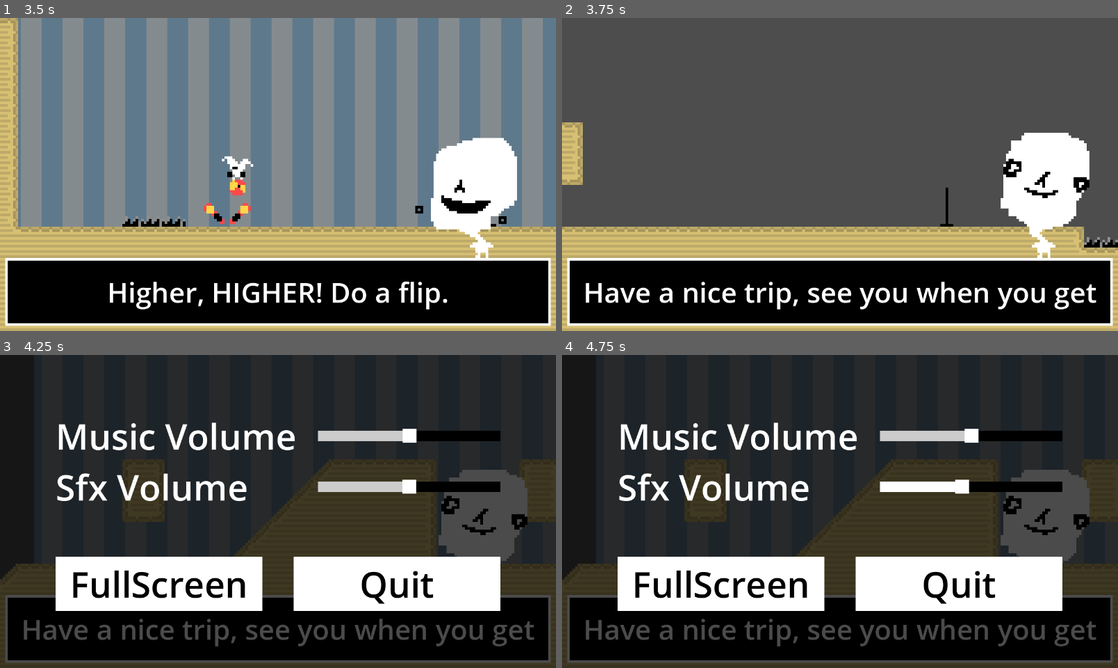
Above: before the commit, frames 1-4 (two rows, left to right).
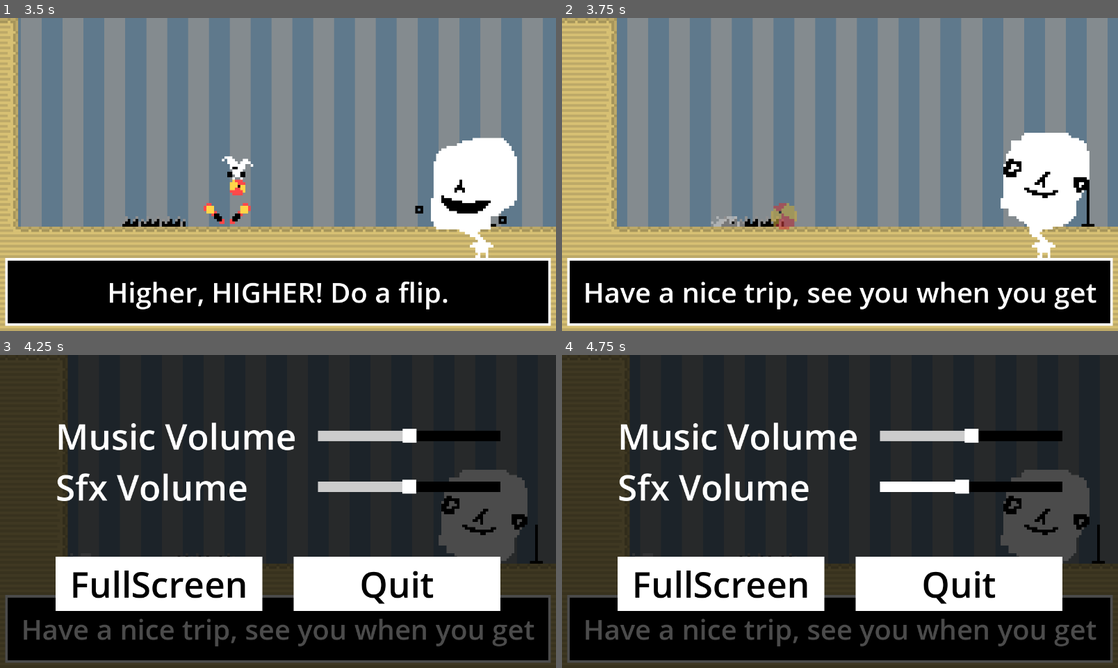
Above: after the commit, the same moments.

Repository: tm-nielsen/Juggle-Goblin
Game: Godot game, scene res://scenes/game_ui_wrapper.tscn
Two runs of this game, one before a commit and one after it. Both use one fixed random seed, a clock stepped at 60 frames per second and the inputs below.
Inputs (mouse positions are in pixels of both pictures, inside the frame that each line leads up to):
- Up to frame 1 (3.5 s): move the mouse to (250, 237) at 0.52 s; hold D (right) 0.53-2.03 s; tap Space (dash) at 0.6, 2.1 s; tap W (jump) at 0.77, 1.07, 1.52, 1.82, 3.02, 3.32 s; move the mouse to (444, 221) at 1.27 s; click (444, 221) at 1.35 s; move the mouse to (111, 127) at 2.02 s; hold A (left) from 2.03 s (still down); move the mouse to (305, 174) at 2.77 s; click (305, 174) at 2.85 s
- Up to frame 2 (3.75 s): keep holding A (left); move the mouse to (756, 96) at 3.52 s; tap Space (dash) at 3.6 s
- Up to frame 3 (4.25 s): keep holding A (left); tap W (jump) at 3.77, 4.07 s; tap Escape (pause) at 4.15 s
- Up to frame 4 (4.75 s): move the mouse to (962, 495) at 4.27 s; release A (left) at 4.28 s; hold D (right) from 4.28 s (still down); click (962, 495) at 4.35 s; tap W (jump) at 4.52 s

Frame 1 is identical in both runs. In frame 2, 63% of the frame differs, in the area x 0-100%, y 0-75%; in frame 3, 9.9%; in frame 4, 9.9%.

Commit message:
Implemented corpses

Diff:
--- a/scenes/game_ui_wrapper.tscn
+++ b/scenes/game_ui_wrapper.tscn
@@ -1,8 +1,10 @@
-[gd_scene load_steps=8 format=3 uid="uid://domcgdpsd5vtf"]
+[gd_scene load_steps=10 format=3 uid="uid://domcgdpsd5vtf"]
 
 [ext_resource type="PackedScene" uid="uid://1hvr707ianic" path="res://scenes/game.tscn" id="1_nlkf3"]
+[ext_resource type="PackedScene" uid="uid://bojvie2xjky4g" path="res://scenes/prefabs/ball_dropped_corpse.tscn" id="2_63opr"]
 [ext_resource type="Script" path="res://scripts/taunt_manager.gd" id="2_bf582"]
 [ext_resource type="SpriteFrames" uid="uid://eiy7et6r5d6j" path="res://resources/ghoul_sprite_frames.tres" id="2_mn6b5"]
+[ext_resource type="PackedScene" uid="uid://def4r18ndfk6d" path="res://scenes/prefabs/player_died_corpse.tscn" id="3_2lghi"]
 [ext_resource type="Script" path="res://scripts/tutorial_manager.gd" id="4_nehov"]
 [ext_resource type="Theme" uid="uid://bvc7jbajcuybl" path="res://resources/menu_theme.tres" id="5_6gwdk"]
 [ext_resource type="Script" path="res://scripts/pause_menu.gd" id="6_of5ib"]
@@ -44,6 +46,8 @@
 render_target_update_mode = 4
 
 [node name="Game" parent="SubViewportContainer/SubViewport" instance=ExtResource("1_nlkf3")]
+ball_dropped_corpse = ExtResource("2_63opr")
+player_died_corpse = ExtResource("3_2lghi")
 
 [node name="TauntManager" type="Control" parent="." node_paths=PackedStringArray("dialogue_box", "sprite", "game_manager")]
 layout_mode = 1
--- /dev/null
+++ b/scenes/prefabs/ball_dropped_corpse.tscn
@@ -0,0 +1,116 @@
+[gd_scene load_steps=17 format=3 uid="uid://bojvie2xjky4g"]
+
+[ext_resource type="Script" path="res://scripts/corpse.gd" id="1_jdabh"]
+[ext_resource type="Texture2D" uid="uid://cfvqaiit2fekx" path="res://sprites/character/character_ball_explode.png" id="2_llyd6"]
+[ext_resource type="Texture2D" uid="uid://uu32o76t67bx" path="res://sprites/character/character_die.png" id="3_lmms7"]
+
+[sub_resource type="AtlasTexture" id="AtlasTexture_fg432"]
+atlas = ExtResource("2_llyd6")
+region = Rect2(16, 0, 16, 16)
+
+[sub_resource type="AtlasTexture" id="AtlasTexture_4idae"]
+atlas = ExtResource("2_llyd6")
+region = Rect2(0, 16, 16, 16)
+
+[sub_resource type="AtlasTexture" id="AtlasTexture_liwpl"]
+atlas = ExtResource("2_llyd6")
+region = Rect2(16, 16, 16, 16)
+
+[sub_resource type="AtlasTexture" id="AtlasTexture_xthls"]
+atlas = ExtResource("2_llyd6")
+region = Rect2(0, 32, 16, 16)
+
+[sub_resource type="AtlasTexture" id="AtlasTexture_cyxve"]
+atlas = ExtResource("2_llyd6")
+region = Rect2(16, 32, 16, 16)
+
+[sub_resource type="SpriteFrames" id="SpriteFrames_86wgn"]
+animations = [{
+"frames": [{
+"duration": 1.0,
+"texture": SubResource("AtlasTexture_fg432")
+}, {
+"duration": 1.0,
+"texture": SubResource("AtlasTexture_4idae")
+}, {
+"duration": 1.0,
+"texture": SubResource("AtlasTexture_liwpl")
+}, {
+"duration": 1.0,
+"texture": SubResource("AtlasTexture_xthls")
+}, {
+"duration": 1.0,
+"texture": SubResource("AtlasTexture_cyxve")
+}],
+"loop": false,
+"name": &"default",
+"speed": 12.0
+}]
+
+[sub_resource type="PhysicsMaterial" id="PhysicsMaterial_pcfc3"]
+friction = 0.7
+bounce = 0.6
+
+[sub_resource type="CapsuleShape2D" id="CapsuleShape2D_7vor1"]
+radius = 2.0
+height = 12.0
+
+[sub_resource type="AtlasTexture" id="AtlasTexture_kw4ck"]
+atlas = ExtResource("3_lmms7")
+region = Rect2(0, 0, 16, 16)
+
+[sub_resource type="AtlasTexture" id="AtlasTexture_ieg0k"]
+atlas = ExtResource("3_lmms7")
+region = Rect2(16, 0, 16, 16)
+
+[sub_resource type="AtlasTexture" id="AtlasTexture_i6ftv"]
+atlas = ExtResource("3_lmms7")
+region = Rect2(0, 16, 16, 16)
+
+[sub_resource type="AtlasTexture" id="AtlasTexture_l0r3t"]
+atlas = ExtResource("3_lmms7")
+region = Rect2(16, 16, 16, 16)
+
+[sub_resource type="SpriteFrames" id="SpriteFrames_3pe74"]
+animations = [{
+"frames": [{
+"duration": 1.0,
+"texture": SubResource("AtlasTexture_kw4ck")
+}, {
+"duration": 1.0,
+"texture": SubResource("AtlasTexture_ieg0k")
+}, {
+"duration": 3.0,
+"texture": SubResource("AtlasTexture_i6ftv")
+}, {
+"duration": 1.0,
+"texture": SubResource("AtlasTexture_l0r3t")
+}],
+"loop": false,
+"name": &"default",
+"speed": 6.0
+}]
+
+[node name="BallDroppedCorpse" type="Node2D" node_paths=PackedStringArray("body", "body_sprite")]
+modulate = Color(0.8, 0.8, 0.8, 0.588235)
+script = ExtResource("1_jdabh")
+body = NodePath("Body")
+body_sprite = NodePath("Body/AnimatedSprite2D")
+
+[node name="ExplodingBall" type="AnimatedSprite2D" parent="."]
+position = Vector2(0, 4)
+sprite_frames = SubResource("SpriteFrames_86wgn")
+autoplay = "default"
+
+[node name="Body" type="RigidBody2D" parent="."]
+collision_layer = 0
+physics_material_override = SubResource("PhysicsMaterial_pcfc3")
+lock_rotation = true
+
+[node name="CollisionShape2D" type="CollisionShape2D" parent="Body"]
+rotation = 1.5708
+shape = SubResource("CapsuleShape2D_7vor1")
+
+[node name="AnimatedSprite2D" type="AnimatedSprite2D" parent="Body"]
+sprite_frames = SubResource("SpriteFrames_3pe74")
+autoplay = "default"
--- /dev/null
+++ b/scenes/prefabs/player_died_corpse.tscn
@@ -0,0 +1,83 @@
+[gd_scene load_steps=12 format=3 uid="uid://def4r18ndfk6d"]
+
+[ext_resource type="Script" path="res://scripts/corpse.gd" id="1_5opr4"]
+[ext_resource type="Texture2D" uid="uid://cfvqaiit2fekx" path="res://sprites/character/character_ball_explode.png" id="2_4qqto"]
+[ext_resource type="Texture2D" uid="uid://uu32o76t67bx" path="res://sprites/character/character_die.png" id="3_c54r3"]
+
+[sub_resource type="AtlasTexture" id="AtlasTexture_fg432"]
+atlas = ExtResource("2_4qqto")
+region = Rect2(16, 0, 16, 16)
+
+[sub_resource type="AtlasTexture" id="AtlasTexture_4idae"]
+atlas = ExtResource("2_4qqto")
+region = Rect2(0, 16, 16, 16)
+
+[sub_resource type="AtlasTexture" id="AtlasTexture_liwpl"]
+atlas = ExtResource("2_4qqto")
+region = Rect2(16, 16, 16, 16)
+
+[sub_resource type="AtlasTexture" id="AtlasTexture_xthls"]
+atlas = ExtResource("2_4qqto")
+region = Rect2(0, 32, 16, 16)
+
+[sub_resource type="AtlasTexture" id="AtlasTexture_cyxve"]
+atlas = ExtResource("2_4qqto")
+region = Rect2(16, 32, 16, 16)
+
+[sub_resource type="SpriteFrames" id="SpriteFrames_86wgn"]
+animations = [{
+"frames": [{
+"duration": 1.0,
+"texture": SubResource("AtlasTexture_fg432")
+}, {
+"duration": 1.0,
+"texture": SubResource("AtlasTexture_4idae")
+}, {
+"duration": 1.0,
+"texture": SubResource("AtlasTexture_liwpl")
+}, {
+"duration": 1.0,
+"texture": SubResource("AtlasTexture_xthls")
+}, {
+"duration": 1.0,
+"texture": SubResource("AtlasTexture_cyxve")
+}],
+"loop": false,
+"name": &"default",
+"speed": 12.0
+}]
+
+[sub_resource type="PhysicsMaterial" id="PhysicsMaterial_o278i"]
+friction = 0.5
+
+[sub_resource type="CapsuleShape2D" id="CapsuleShape2D_7vor1"]
+radius = 2.0
+height = 12.0
+
+[node name="PlayerDiedCorpse" type="Node2D" node_paths=PackedStringArray("body")]
+modulate = Color(0.8, 0.8, 0.8, 0.588235)
+script = ExtResource("1_5opr4")
+body = NodePath("Body")
+minimum_luanch_speed = 0.0
+maximum_launch_speed = 0.0
+spread_angle = 0.0
+
+[node name="ExplodingBall" type="AnimatedSprite2D" parent="."]
+position = Vector2(0, 4)
+sprite_frames = SubResource("SpriteFrames_86wgn")
+autoplay = "default"
+
+[node name="Body" type="RigidBody2D" parent="."]
+position = Vector2(0, 7)
+collision_layer = 0
+physics_material_override = SubResource("PhysicsMaterial_o278i")
+lock_rotation = true
+
+[node name="CollisionShape2D" type="CollisionShape2D" parent="Body"]
+rotation = 1.5708
+shape = SubResource("CapsuleShape2D_7vor1")
+
+[node name="Sprite2D" type="Sprite2D" parent="Body"]
+texture = ExtResource("3_c54r3")
+region_enabled = true
+region_rect = Rect2(16, 16, 16, 16)
--- a/scripts/camera_controller.gd
+++ b/scripts/camera_controller.gd
@@ -6,8 +6,16 @@
 @export_range(0, 1) var y_lerp := 0.2
 @export var slope_offset_factor := 10.0
 
+@export var dropped_pause_duration := 1.2
+@export var death_pause_duration := 0.8
+
+var target_position: Vector2
+var tracking_enabled := true
+
+
 func _process(_delta):
-	var target_position = player.global_position + follow_offset
+	if tracking_enabled:
+		target_position = player.global_position + follow_offset
 
 	global_position.x = target_position.x
 	if global_position.x < 0:
@@ -23,3 +31,16 @@
 func _get_slope_offset() -> float:
 	var floor_normal = player.get_floor_normal()
 	return slope_offset_factor * floor_normal.x
+
+
+func on_ball_dropped():
+	_disable_tracking_for_duration(dropped_pause_duration)
+
+func on_player_died():
+	_disable_tracking_for_duration(death_pause_duration)
+
+func _disable_tracking_for_duration(duration: float):
+	tracking_enabled = false
+	var delay_tween = create_tween()
+	delay_tween.tween_interval(duration)
+	delay_tween.tween_callback(func(): tracking_enabled = true)
--- /dev/null
+++ b/scripts/corpse.gd
@@ -0,0 +1,19 @@
+class_name Corpse
+extends Node2D
+
+@export var body: RigidBody2D
+@export var body_sprite: AnimatedSprite2D
+@export var minimum_luanch_speed := 20.0
+@export var maximum_launch_speed := 150.0
+@export var spread_angle := PI / 4
+
+
+func launch_body(player_velocity: Vector2):
+	var launch_direction = Vector2.UP
+	launch_direction = launch_direction.rotated((1 - 2 * randf()) * spread_angle)
+	var launch_speed = remap(randf(), 0, 1, minimum_luanch_speed, maximum_launch_speed)
+
+	if body_sprite:
+		body_sprite.flip_h = launch_direction.x > 0
+
+	body.linear_velocity = launch_direction * launch_speed + player_velocity
--- a/scripts/game_manager.gd
+++ b/scripts/game_manager.gd
@@ -16,6 +16,12 @@
 @export var ball_1: BallController
 @export var ball_2: BallController
 @export var checkpoint_manager: CheckpointManager
+
+@export_subgroup("Corpse Prefabs")
+@export var ball_dropped_corpse: PackedScene
+@export var player_died_corpse: PackedScene
+
+@onready var camera_controller: CameraController = get_viewport().get_camera_2d()
 
 var ball_1_checkpoint_offset: Vector2
 var ball_2_checkpoint_offset: Vector2
@@ -39,6 +45,8 @@
 
 func _on_ball_dropped():
 	check_point_validation_state = CheckpointValidationState.INACTIVE
+	camera_controller.on_ball_dropped()
+	_spawn_corpse(ball_dropped_corpse)
 	reset_to_checkpoint()
 	ball_dropped.emit()
 
@@ -46,6 +54,8 @@
 	instance._on_player_died()
 
 func _on_player_died():
+	camera_controller.on_player_died()
+	_spawn_corpse(player_died_corpse)
 	reset_to_checkpoint()
 	player_died.emit()
 
@@ -68,6 +78,13 @@
 	player.velocity = Vector2.ZERO
 
 
+func _spawn_corpse(corpse_prefab: PackedScene):
+	var new_corpse = corpse_prefab.instantiate()
+	add_child(new_corpse)
+	new_corpse.global_position = player.global_position
+	new_corpse.launch_body(player.velocity)
+
+
 func _on_new_checkpoint_entered():
 	check_point_validation_state = CheckpointValidationState.NEEDS_BOTH
 
Binary file added: sprites/character/character_ball_explode.png
Not shown, added: sprites/character/character_ball_explode.png.import
Binary file added: sprites/character/character_die.png
Not shown, added: sprites/character/character_die.png.import
Not shown, added: sprites/source_files/character_ball_explode.piskel
Not shown, added: sprites/source_files/character_die.piskel
